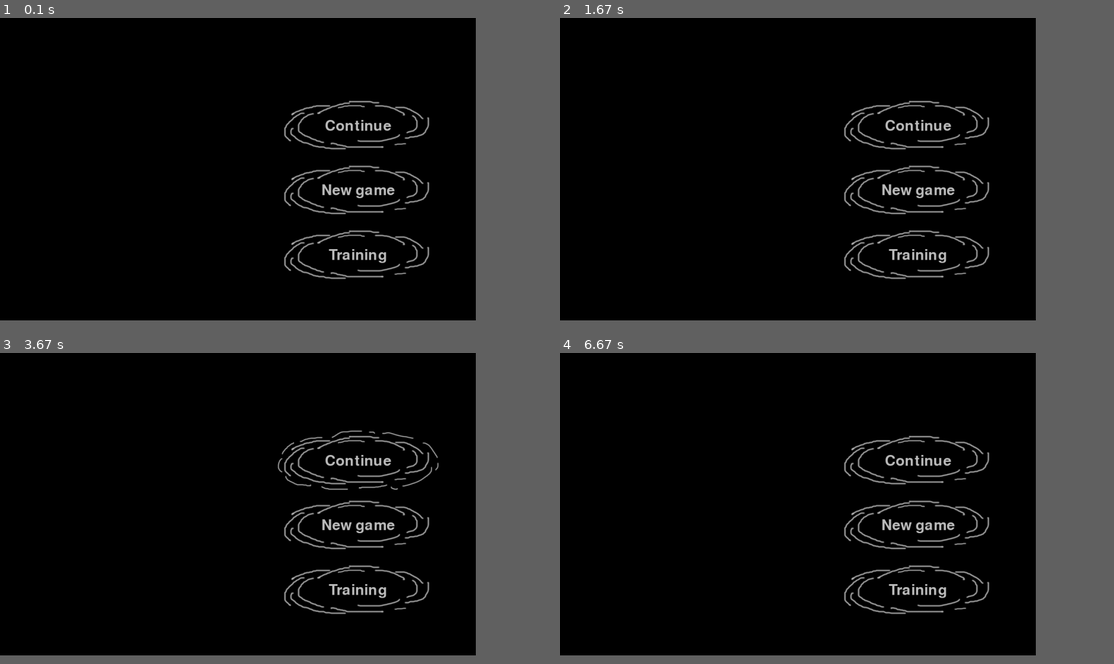
Above: before the commit, frames 1-4 (two rows, left to right).
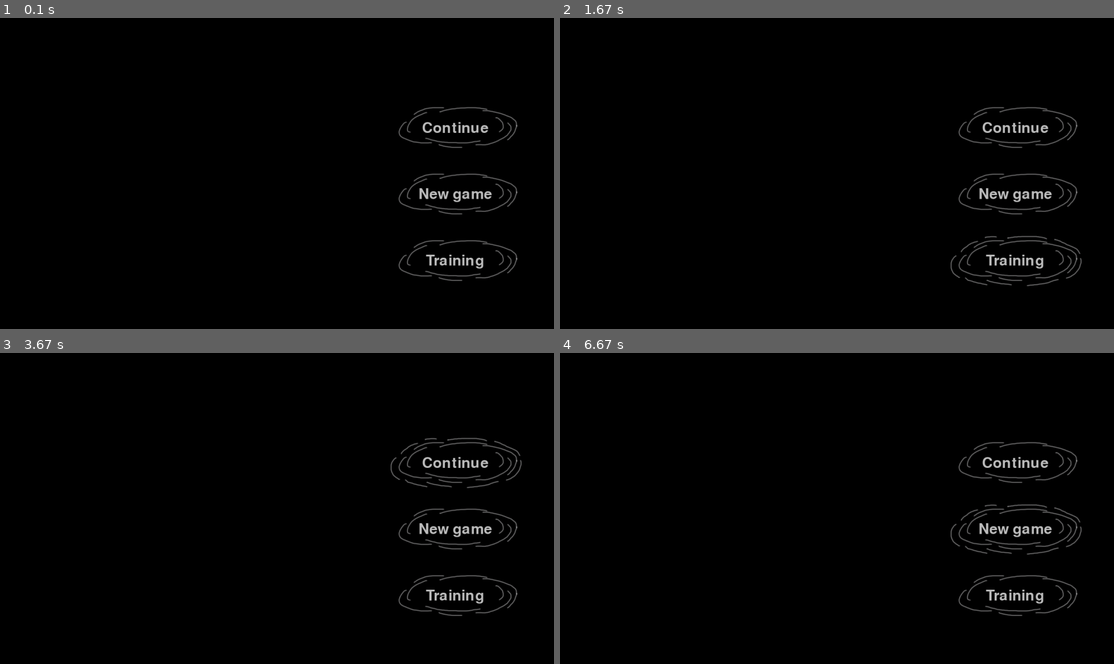
Above: after the commit, the same moments.

Repository: v-like-engine/the-cage-of-mage-pygame
Game: pygame game, started from main.py
The game is run twice, just before and just after one commit, with the same random seed, the same clock (stepped at 60 frames per second) and the same inputs.
Inputs (mouse positions are in pixels of both pictures, inside the frame that each line leads up to):
- Up to frame 1 (0.1 s): no input
- Up to frame 2 (1.67 s): click (1014, 164) at 0.38 s; click (837, 195) at 0.72 s; click (1041, 282) at 1.55 s
- Up to frame 3 (3.67 s): click (288, 402) at 1.88 s; click (487, 626) at 2.72 s; click (199, 443) at 3.05 s; click (421, 480) at 3.38 s
- Up to frame 4 (6.67 s): click (1008, 502) at 3.72 s; click (953, 452) at 4.05 s; click (676, 449) at 4.38 s; click (1036, 580) at 5.22 s; click (753, 598) at 5.55 s; click (953, 468) at 5.88 s; click (748, 405) at 6.22 s; click (1030, 505) at 6.55 s
The window is 773x492 before the commit and 900x506 after it. Grey fills any space a smaller window leaves; there, only what the larger window draws over its background counts as a difference.

The runs differ from the first frame. In frame 1, 4.1% of the frame differs, in the area x 51-94%, y 26-85%; in frame 2, 4.3%; in frame 3, 4.5%, in the area x 50-95%, y 24-85%; in frame 4, 4.3%.

Commit message:
Remake menu size and add right png images to data

Diff:
--- a/main.py
+++ b/main.py
@@ -49,7 +49,7 @@
 
     def draw_buttons(self):
         try:
-            self.x = self.width // 7 * 4
+            self.x = self.width // 3 * 2
             self.y = self.height // 4
             texts = ['Continue', 'New game', 'Training']
             for i in range(len(texts)):
@@ -92,5 +92,5 @@
         # Поле, когда оно появится)))
 
 
-game = TheCageOfMage(1100, 700)
+game = TheCageOfMage(1280, 720)
 game.execute()
--- a/main_menu.py
+++ b/main_menu.py
@@ -11,8 +11,8 @@
         self.event = event
         self.x = x
         self.y = y
-        self.stock = self.load_image('button.png')
-        self.highlighting_image = self.load_image('targeted.png')
+        self.stock = self.load_image('butt_n.png')
+        self.highlighting_image = self.load_image('target.png')
         self.image = self.stock
         self.rect: pygame.Rect = self.image.get_rect()
         self.rect.x = self.x
Binary file added: data/butt_n.png
Binary file removed: data/button.png
Binary file removed: data/colored.png
Binary file added: data/mage-with-torch.png
Binary file removed: data/playb.png
Binary file added: data/target.png
Binary file removed: data/targeted.png
Binary file removed: data/targetedplay.png
Binary file removed: data/targplay.png
Binary file removed: data/web.jpg
